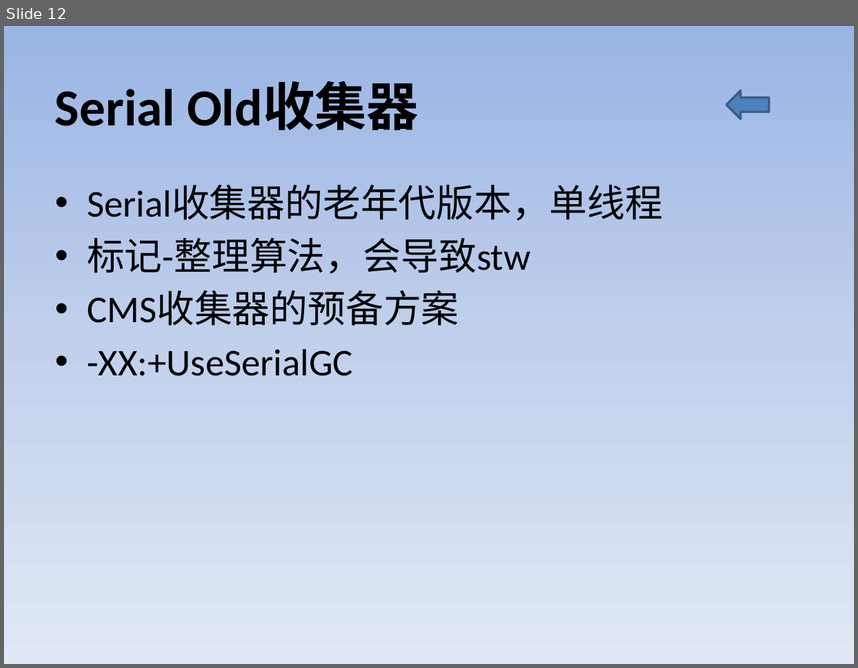
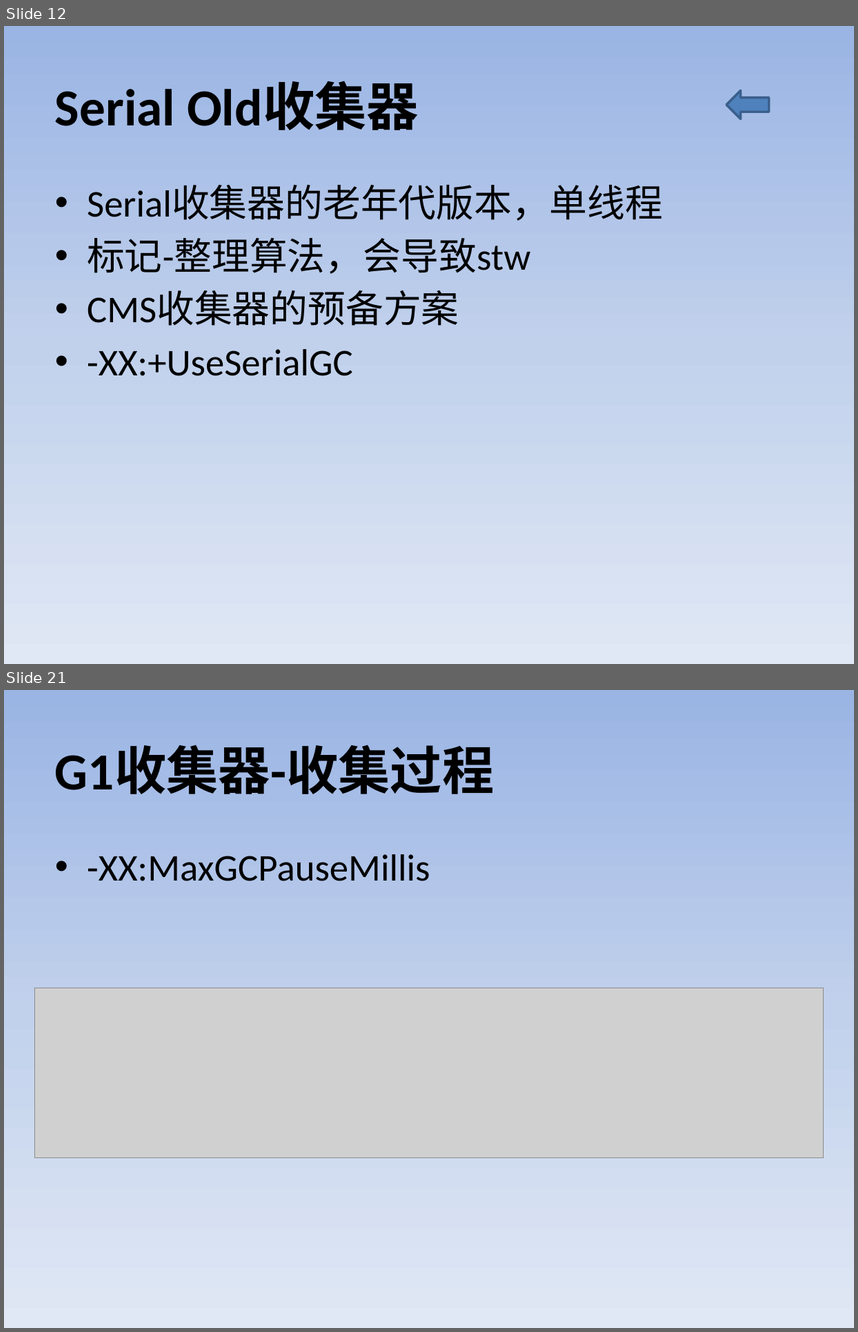
Before and after one commit to Aissue/myLearn, a slide deck: aboutGC/src/files/GC.pptx. Shown one above the other, each under a label of ours: slide 12 before the commit, slides 12 and 21 after it; the slides between them are not shown. The pictures are 858x668 and 858x1332 pixels, drawn with LibreOffice and Linux fonts; fonts in the diff are those of the drawing; grey boxes stand for pictures. Boxes give left, top, right and bottom in pixels: in the first picture for what was removed or moved away, otherwise in the second. Text is boxed around its words. In the diff, an @@ line names an element or a change of style, - is before the commit and + after.

```diff
--- a/aboutGC/src/files/GC.pptx
+++ b/aboutGC/src/files/GC.pptx
@@ slide 21 added at (4,690,854,1328), background gradient #9AB5E4 to #C2D1ED to #E1E8F5 @@
@@ title added at (55,746,494,794), 44 pt, text #000000, bold @@
+G1收集器-收集过程
@@ text added at (87,854,430,881), 32 pt, text #000000 @@
+• -XX:MaxGCPauseMillis
@@ picture added at (34,987,824,1158) @@
```
Also in this commit, not shown: 2 slides changed, 8 other slides added, 1 other file.
